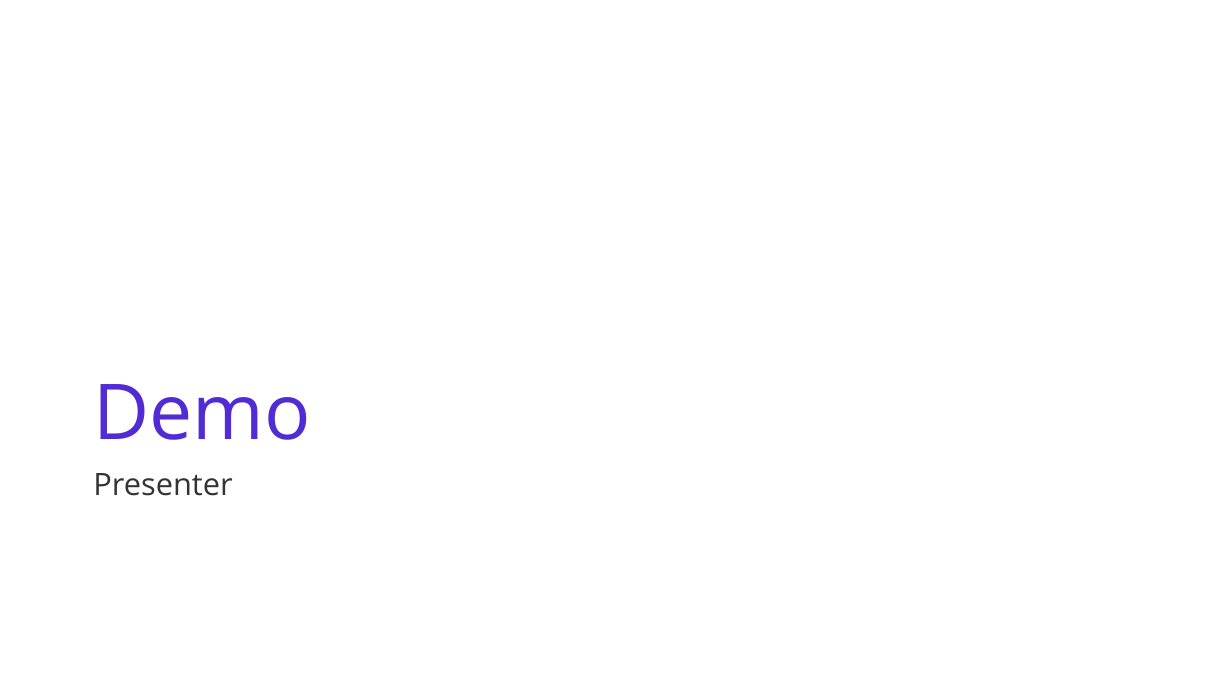
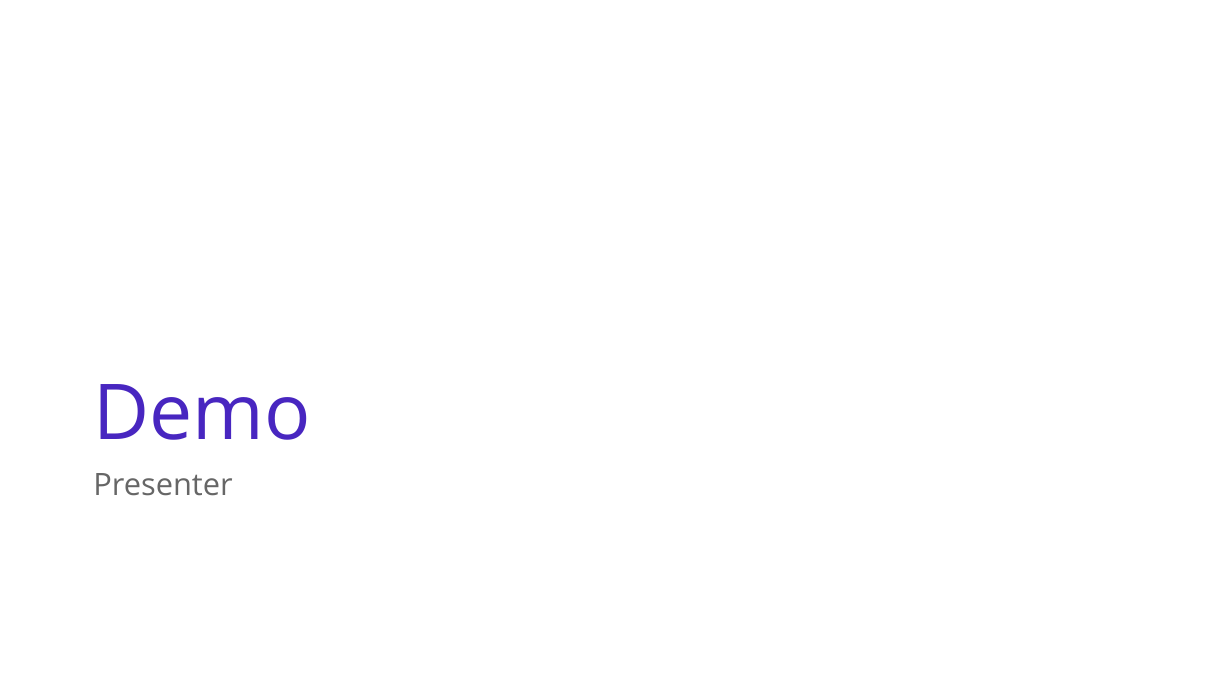
Before and after one commit to dotnet/brand, a slide deck: slide 5 of presentation-template/dotnet-deck-template.odp (slide 6 before the commit). Drawn at 1232x693 pixels with LibreOffice and Linux fonts; fonts in the diff are those of the drawing. Boxes give left, top, right and bottom in pixels: in the first picture for what was removed or moved away, otherwise in the second. Text is boxed around its words. In the diff, an @@ line names an element or a change of style, - is before the commit and + after.

```diff
--- a/presentation-template/dotnet-deck-template.odp
+++ b/presentation-template/dotnet-deck-template.odp
@@ title "Demo" at bbox=[93, 384, 310, 440]: text colour #512BD3 to #4826C0 @@
@@ text "Presenter" at bbox=[93, 473, 232, 496]: text colour #333333 to #666666 @@
```
Also in this commit, not shown: 4 other slides changed, 9 slides added, 8 slides removed, 7 other files.
